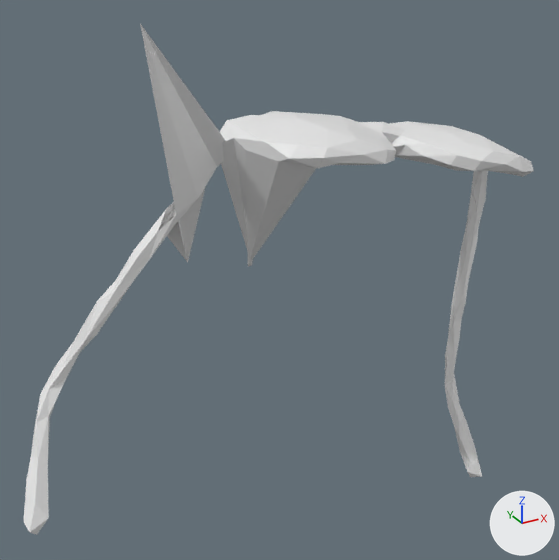
A saved change to the OBJ model mesh_cnn/datasets/random_walks/T43.obj.
The view is the same before and after, from a 50 mm lens placed at (-0.911, -1.282, 0.51), pointed at (-0.168, 0.07, -0.166). The axes (+X, +Y, +Z) are drawn at lower right. The lights are the same throughout. Where no turn or scale is listed for an object, it has been applied to the vertices.

In view in the first picture: 'T43'.
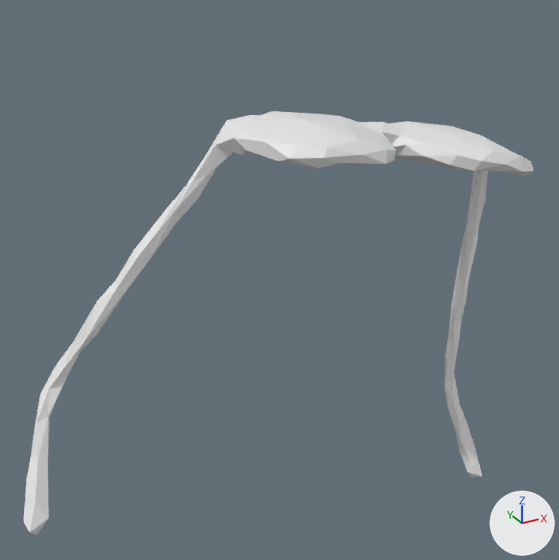
Location of each change, [x1, y1, x2, y2] in pixels of the pictures (559 x 560 px; the box of a moved part takes in the faces that stretch with it):
'T43', reshaped (17% shorter): before [24, 24, 534, 535]; after [24, 111, 534, 535]
part 1 of me_t43, moved or reshaped: before [140, 24, 316, 266]; after [149, 138, 270, 260]

The change, as a list of edits to the scene's bpy script:
```text
Change me_t43:
    where me_t43.from_pydata(...)  # 252 vertices, 500 faces; spans x -0.785..0.408, y -0.151..0.312, z -0.724..0.388
    used by ob_t43; location = (0.0, 0.0, 0.0)
    me_t43 part 1
    me_t43.vertices[166].co: (-0.143, 0.052, 0.165) -> (-0.15, 0.048, 0.169)
    me_t43.vertices[174].co: (-0.209, 0.02, 0.163) -> (-0.209, 0.022, 0.173)
    me_t43.vertices[182].co: (-0.204, 0.151, -0.157) -> (-0.26, -0.04, 0.143)  # pixel (247, 266) -> pixel (264, 156)
    me_t43.vertices[193].co: (-0.2, 0.138, -0.151) -> (-0.276, 0.016, 0.135)  # pixel (251, 265) -> pixel (243, 155)
    me_t43.vertices[195].co: (-0.479, -0.033, 0.388) -> (-0.337, 0.055, 0.094)  # pixel (140, 22) -> pixel (206, 175)
    me_t43.vertices[201].co: (-0.334, 0.312, -0.109) -> (-0.376, 0.065, 0.077)  # not seen -> pixel (185, 185)
    me_t43.vertices[202].co: (-0.331, 0.19, -0.137) -> (-0.363, 0.06, 0.087)  # pixel (187, 262) -> pixel (192, 180)
    me_t43.vertices[204].co: (-0.404, 0.05, 0.028) -> (-0.401, 0.056, 0.037)  # pixel (176, 214) -> pixel (176, 209)
```
